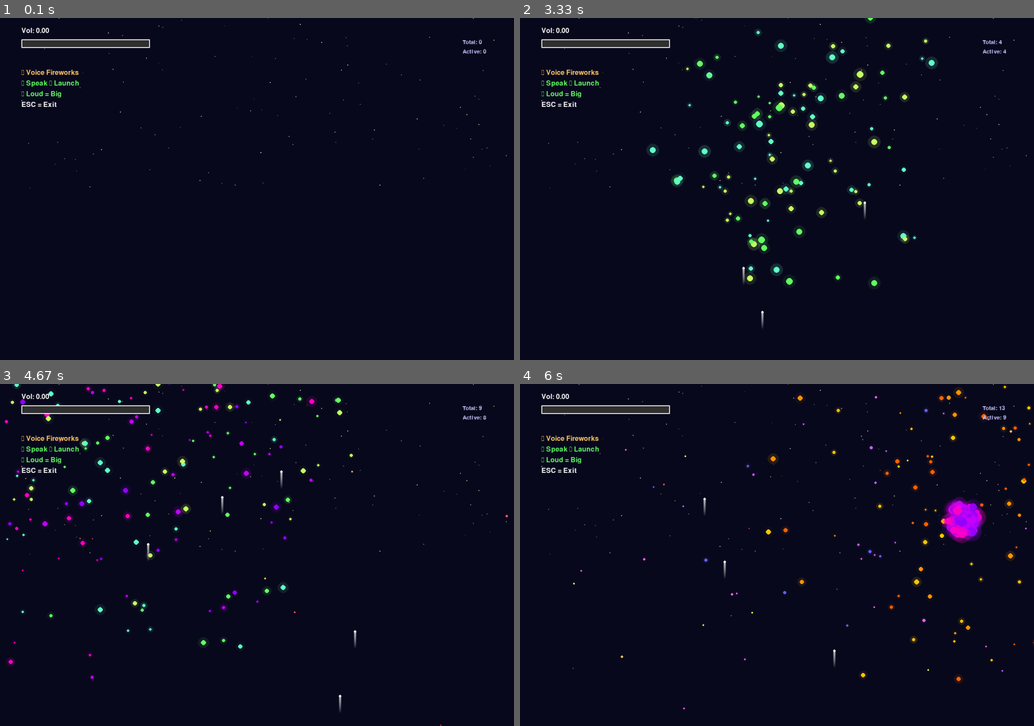
Above: before the commit, frames 1-4 (two rows, left to right).
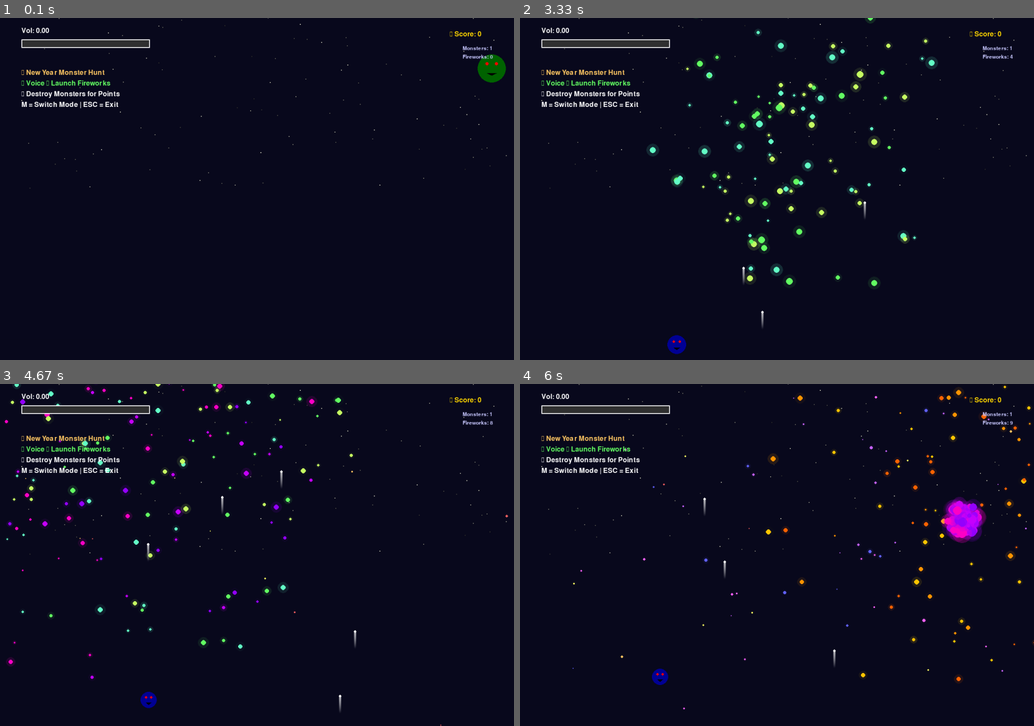
Above: after the commit, the same moments.

Repository: xueyu-coco/assignment03-2025
Game: pygame game, started from set_off_fireworks/voice_fireworks.py
The game is run twice, just before and just after one commit, with the same random seed, the same clock (stepped at 60 frames per second) and the same inputs.
Inputs:
- Up to frame 1 (0.1 s): no input
- Up to frame 2 (3.33 s): hold M 0.33-0.8 s; hold M 0.83-1.3 s; tap Space at 2.33, 2.73, 3.03, 3.23 s
- Up to frame 3 (4.67 s): tap Space at 3.57, 3.87, 4.07, 4.37, 4.63 s
- Up to frame 4 (6 s): tap Space at 4.97, 5.27, 5.4, 5.8 s

The runs differ from the first frame. In frame 1, 1.3% of the frame differs, in the area x 4-99%, y 3-27%; in frame 2, 1.1%; in frame 3, 1.1%; in frame 4, 1.1%.

Commit message:
Add New Year Monster Hunt game mode with English interface
 New Game Mode - Monster Hunt:
- Add interactive New Year themed monster hunting gameplay
- Evil monsters spawn randomly with glowing red eyes and evil grins
- Voice-controlled fireworks destroy monsters within blast radius
- Score system: earn 1 point per monster destroyed
- Dynamic monster spawning every 3 seconds (max 8 on screen)
- Real-time collision detection between firework explosions and monsters
- Monsters bounce off screen edges with unpredictable movement patterns

 Monster System Features:
- Randomized monster colors (red, green, purple, yellow, blue)
- Pulsing animation effects with evil facial expressions
- Smart movement with direction changes and boundary collision
- Health system and death animations
- Automatic cleanup of destroyed monsters

 Dual Game Mode System:
- Normal Mode: Classic voice-controlled fireworks display
- Monster Hunt Mode: New Year themed combat gameplay
- Real-time mode switching with 'M' key
- Mode-specific UI and instructions
- Persistent scoring system in monster hunt mode

 Enhanced UI & Scoring:
- Prominent golden score display in top-right corner
- Live monster count and firework statistics
- Mode-specific instructions and controls
- Clean English interface throughout
- Real-time game state indicators

 Voice Control Integration:
- Same ultra-sensitive voice detection for both modes
- Firework size still depends on voice volume
- Strategic targeting required in monster hunt mode
- Responsive combat mechanics with 150ms reaction time

 Technical Implementation:
- Monster class with physics simulation and collision detection
- Game mode state management with seamless switching
- Optimized rendering for multiple game objects
- Memory efficient monster cleanup system
- Enhanced UI layout for dual-mode gameplay

 Complete English Localization:
- All Chinese text converted to English
- 'New Year Monster Hunt' theme maintained
- International user accessibility
- Consistent interface language throughout

Diff:
--- a/set_off_fireworks/voice_fireworks.py
+++ b/set_off_fireworks/voice_fireworks.py
@@ -7,6 +7,96 @@
 import random
 import time
 from collections import deque
+
+class Monster:
+    def __init__(self, x, y):
+        self.x = x
+        self.y = y
+        self.size = random.randint(20, 40)
+        self.color = random.choice([
+            (150, 0, 0),      # Dark red
+            (0, 100, 0),      # Dark green
+            (100, 0, 100),    # Purple
+            (100, 100, 0),    # Dark yellow
+            (0, 0, 150)       # Dark blue
+        ])
+        self.speed = random.uniform(0.5, 2.0)
+        self.direction = random.uniform(0, 2 * math.pi)
+        self.health = 1
+        self.alive = True
+        self.blink_timer = 0
+        self.spawn_time = time.time()
+
+    def update(self, screen_width, screen_height):
+        """Update monster position and behavior"""
+        if not self.alive:
+            return
+
+        # Move monster
+        self.x += math.cos(self.direction) * self.speed
+        self.y += math.sin(self.direction) * self.speed
+
+        # Bounce off screen edges
+        if self.x <= self.size or self.x >= screen_width - self.size:
+            self.direction = math.pi - self.direction
+        if self.y <= self.size or self.y >= screen_height - self.size:
+            self.direction = -self.direction
+
+        # Keep within bounds
+        self.x = max(self.size, min(screen_width - self.size, self.x))
+        self.y = max(self.size, min(screen_height - self.size, self.y))
+
+        # Occasionally change direction for unpredictable movement
+        if random.random() < 0.02:
+            self.direction += random.uniform(-0.5, 0.5)
+
+        self.blink_timer += 1
+
+    def draw(self, screen):
+        """Draw the monster with evil eyes"""
+        if not self.alive:
+            return
+
+        # Main body (pulsing effect)
+        pulse = 1 + 0.1 * math.sin(self.blink_timer * 0.1)
+        current_size = int(self.size * pulse)
+
+        # Monster body
+        pygame.draw.circle(screen, self.color, (int(self.x), int(self.y)), current_size)
+
+        # Evil eyes
+        eye_offset = current_size // 3
+        eye_size = max(3, current_size // 8)
+
+        # Left eye
+        pygame.draw.circle(screen, (255, 0, 0),
+                         (int(self.x - eye_offset), int(self.y - eye_offset)), eye_size)
+        # Right eye
+        pygame.draw.circle(screen, (255, 0, 0),
+                         (int(self.x + eye_offset), int(self.y - eye_offset)), eye_size)
+
+        # Mouth (evil grin)
+        mouth_points = [
+            (int(self.x - eye_offset), int(self.y + eye_offset)),
+            (int(self.x), int(self.y + eye_offset + 5)),
+            (int(self.x + eye_offset), int(self.y + eye_offset))
+        ]
+        pygame.draw.polygon(screen, (0, 0, 0), mouth_points)
+
+    def check_collision(self, firework):
+        """Check if firework explosion hits this monster"""
+        if not self.alive or not firework.exploded:
+            return False
+
+        # Check distance to explosion center
+        distance = math.sqrt((self.x - firework.target_x)**2 + (self.y - firework.target_y)**2)
+        explosion_radius = firework.explosion_size
+
+        return distance < explosion_radius + self.size
+
+    def take_damage(self):
+        """Monster takes damage and dies"""
+        self.alive = False
 
 class Firework:
     def __init__(self, x, y, target_x, target_y, size_multiplier=1.0):
@@ -316,6 +406,14 @@
         self.background_color = [10, 10, 30]  # Dark blue night sky
         self.stars = self.create_stars()
 
+        # Game modes and monster system
+        self.game_mode = "monster_hunt"  # "normal" or "monster_hunt"
+        self.monsters = []
+        self.score = 0
+        self.last_monster_spawn = 0
+        self.monster_spawn_interval = 3.0  # Spawn monster every 3 seconds
+        self.max_monsters = 8  # Maximum monsters on screen
+
         # Statistics
         self.total_fireworks = 0
         self.current_volume = 0
@@ -403,6 +501,56 @@
         self.total_fireworks += 1
         self.last_firework_time = time.time()
 
+    def spawn_monster(self):
+        """Spawn a new monster at random edge of screen"""
+        current_time = time.time()
+
+        # Check if we should spawn a monster
+        if (current_time - self.last_monster_spawn < self.monster_spawn_interval or
+            len(self.monsters) >= self.max_monsters):
+            return
+
+        # Spawn at random edge
+        edge = random.choice(['top', 'bottom', 'left', 'right'])
+        if edge == 'top':
+            x, y = random.randint(50, self.width - 50), 50
+        elif edge == 'bottom':
+            x, y = random.randint(50, self.width - 50), self.height - 50
+        elif edge == 'left':
+            x, y = 50, random.randint(50, self.height - 50)
+        else:  # right
+            x, y = self.width - 50, random.randint(50, self.height - 50)
+
+        monster = Monster(x, y)
+        self.monsters.append(monster)
+        self.last_monster_spawn = current_time
+
+    def update_monsters(self):
+        """Update all monsters and check for collisions"""
+        # Update monster positions
+        for monster in self.monsters[:]:
+            if monster.alive:
+                monster.update(self.width, self.height)
+            else:
+                # Remove dead monsters after a short delay
+                if time.time() - monster.spawn_time > 1.0:
+                    self.monsters.remove(monster)
+
+    def check_monster_collisions(self):
+        """Check if any fireworks hit monsters"""
+        for firework in self.fireworks:
+            if firework.exploded:
+                for monster in self.monsters:
+                    if monster.alive and monster.check_collision(firework):
+                        monster.take_damage()
+                        self.score += 1
+                        # Visual feedback - could add particle effect here
+
+    def draw_monsters(self):
+        """Draw all monsters"""
+        for monster in self.monsters:
+            monster.draw(self.screen)
+
     def update_background(self):
         """Update background with twinkling stars"""
         # Base night sky color
@@ -458,12 +606,21 @@
     def draw_instructions(self):
         """Draw usage instructions"""
         font = pygame.font.Font(None, 24)
-        instructions = [
-            "🎆 Voice Fireworks",
-            "🎤 Speak → Launch",
-            "📢 Loud = Big",
-            "ESC = Exit"
-        ]
+
+        if self.game_mode == "monster_hunt":
+            instructions = [
+                "🎆 New Year Monster Hunt",
+                "🎤 Voice → Launch Fireworks",
+                "👹 Destroy Monsters for Points",
+                "M = Switch Mode | ESC = Exit"
+            ]
+        else:
+            instructions = [
+                "🎆 Voice Fireworks",
+                "🎤 Speak → Launch",
+                "📢 Loud = Big",
+                "M = Monster Mode | ESC = Exit"
+            ]
 
         for i, instruction in enumerate(instructions):
             color = (255, 255, 255)
@@ -476,21 +633,45 @@
             self.screen.blit(text_surface, (50, 120 + i * 25))
 
     def draw_statistics(self):
-        """Draw fireworks statistics"""
-        font = pygame.font.Font(None, 20)
-        stats = [
-            f"Total: {self.total_fireworks}",
-            f"Active: {len(self.fireworks)}"
-        ]
-
-        for i, stat in enumerate(stats):
-            text_surface = font.render(stat, True, (200, 200, 255))
-            self.screen.blit(text_surface, (self.width - 120, 50 + i * 22))
+        """Draw game statistics and score"""
+        font = pygame.font.Font(None, 24)
+
+        if self.game_mode == "monster_hunt":
+            # Monster hunt mode - show score prominently
+            score_text = f"🏆 Score: {self.score}"
+            text_surface = font.render(score_text, True, (255, 215, 0))  # Gold color
+            self.screen.blit(text_surface, (self.width - 150, 30))
+
+            # Additional stats
+            small_font = pygame.font.Font(None, 18)
+            stats = [
+                f"Monsters: {len([m for m in self.monsters if m.alive])}",
+                f"Fireworks: {len(self.fireworks)}"
+            ]
+
+            for i, stat in enumerate(stats):
+                text_surface = small_font.render(stat, True, (200, 200, 255))
+                self.screen.blit(text_surface, (self.width - 120, 65 + i * 20))
+        else:
+            # Normal mode - show firework stats
+            small_font = pygame.font.Font(None, 20)
+            stats = [
+                f"Total: {self.total_fireworks}",
+                f"Active: {len(self.fireworks)}"
+            ]
+
+            for i, stat in enumerate(stats):
+                text_surface = small_font.render(stat, True, (200, 200, 255))
+                self.screen.blit(text_surface, (self.width - 120, 50 + i * 22))
 
     def run(self):
         """Main game loop"""
-        print("🎆 Voice Fireworks Started!")
-        print("🎤 Speak → Fireworks | ESC → Exit")
+        if self.game_mode == "monster_hunt":
+            print("🎆 New Year Monster Hunt Mode Started!")
+            print("🎤 Use voice to launch fireworks and destroy monsters! | ESC → Exit")
+        else:
+            print("🎆 Voice Fireworks Started!")
+            print("🎤 Speak → Fireworks | ESC → Exit")
 
         running = True
 
@@ -506,6 +687,15 @@
                         elif event.key == pygame.K_SPACE:
                             # Manual firework for testing
                             self.create_firework(self.max_volume * 0.5)
+                        elif event.key == pygame.K_m:
+                            # Toggle game mode
+                            if self.game_mode == "normal":
+                                self.game_mode = "monster_hunt"
+                                print("🎆 Switched to New Year Monster Hunt Mode!")
+                            else:
+                                self.game_mode = "normal"
+                                self.monsters.clear()  # Clear all monsters
+                                print("🎆 Switched to Normal Fireworks Mode!")
 
                 # Analyze voice input
                 volume = self.analyze_audio()
@@ -520,8 +710,18 @@
                     if firework.is_finished():
                         self.fireworks.remove(firework)
 
+                # Monster hunt mode specific updates
+                if self.game_mode == "monster_hunt":
+                    self.spawn_monster()
+                    self.update_monsters()
+                    self.check_monster_collisions()
+
                 # Draw everything
                 self.update_background()
+
+                # Draw monsters (in monster hunt mode)
+                if self.game_mode == "monster_hunt":
+                    self.draw_monsters()
 
                 # Draw fireworks
                 for firework in self.fireworks:
Not shown, changed: set_off_fireworks/README.md
